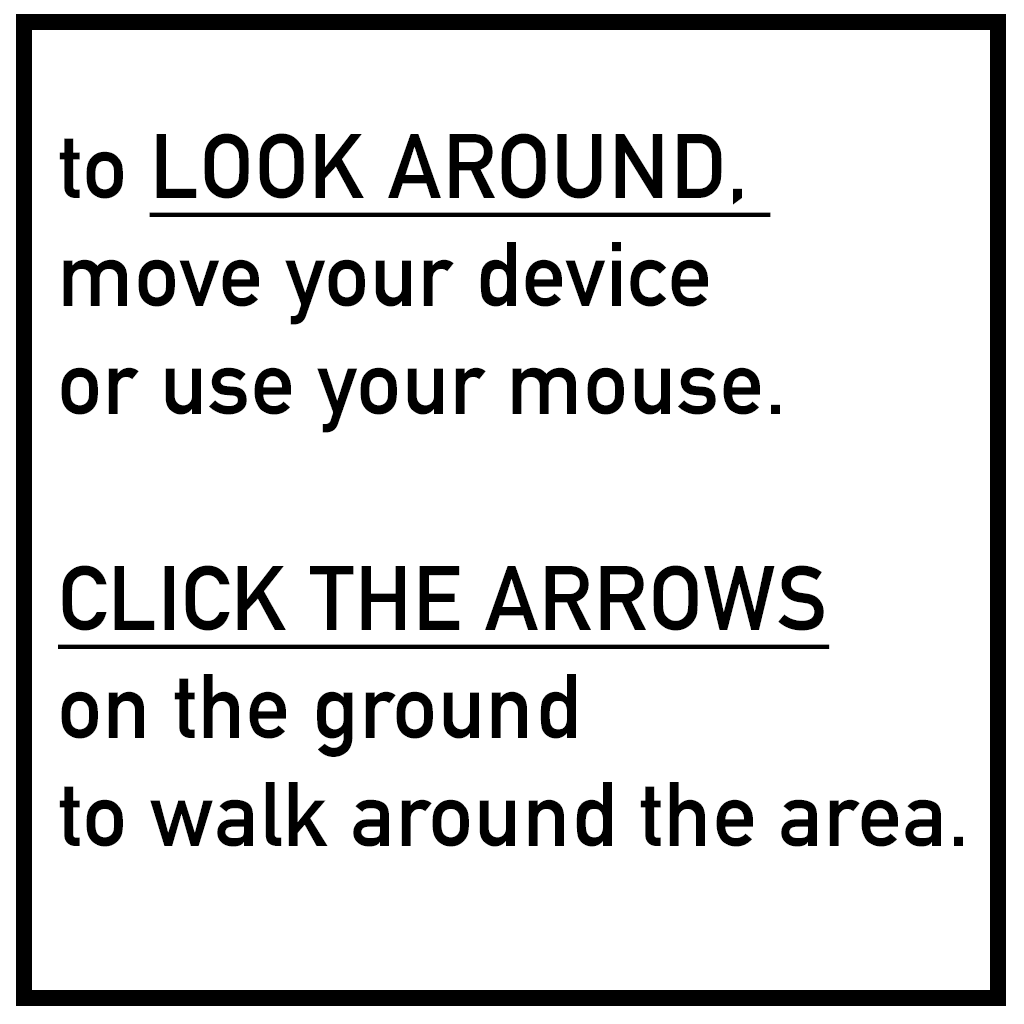
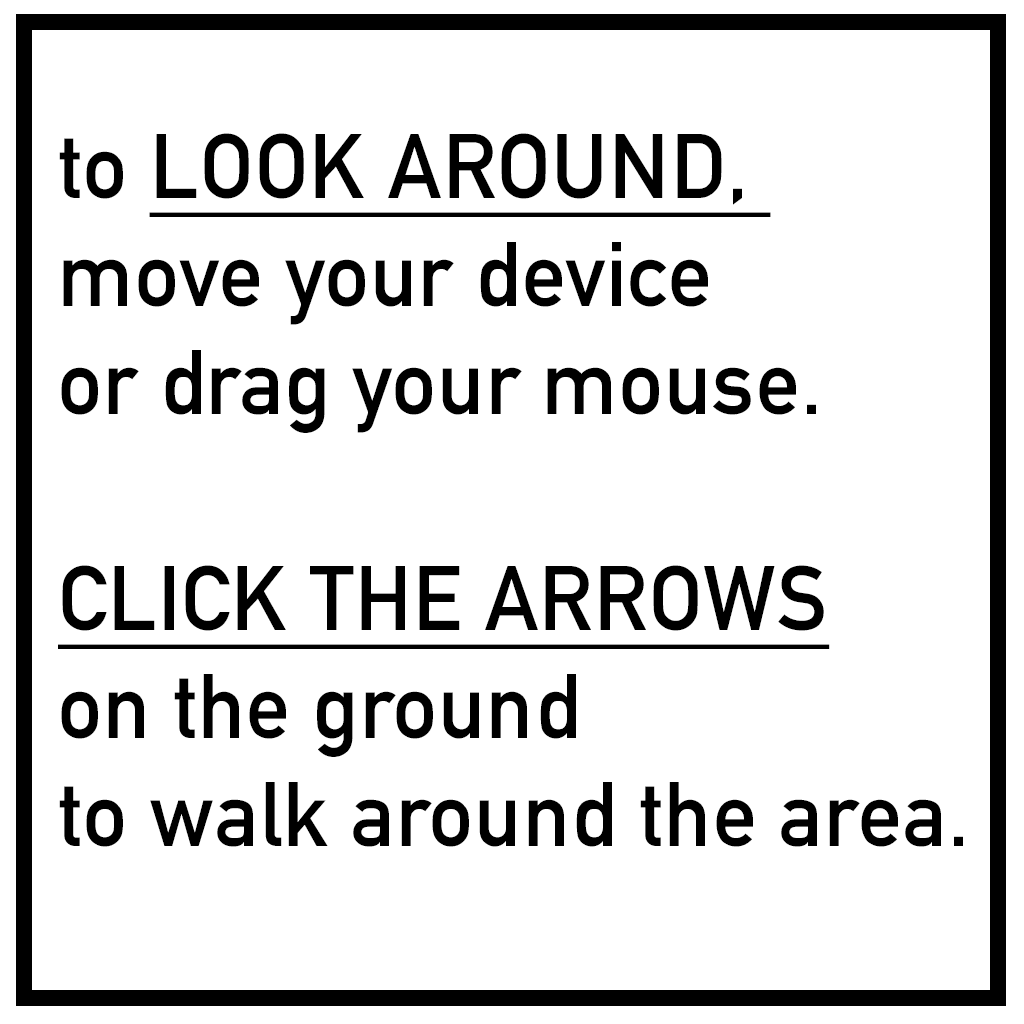
Layers edited between the first and the second 1024x1024 image:
renamed "to LOOK AROUND, move your device or use your mouse. CLICK T" to "to LOOK AROUND, move your device or drag your mouse. CLICK", painted on it over [165, 350, 816, 433]
